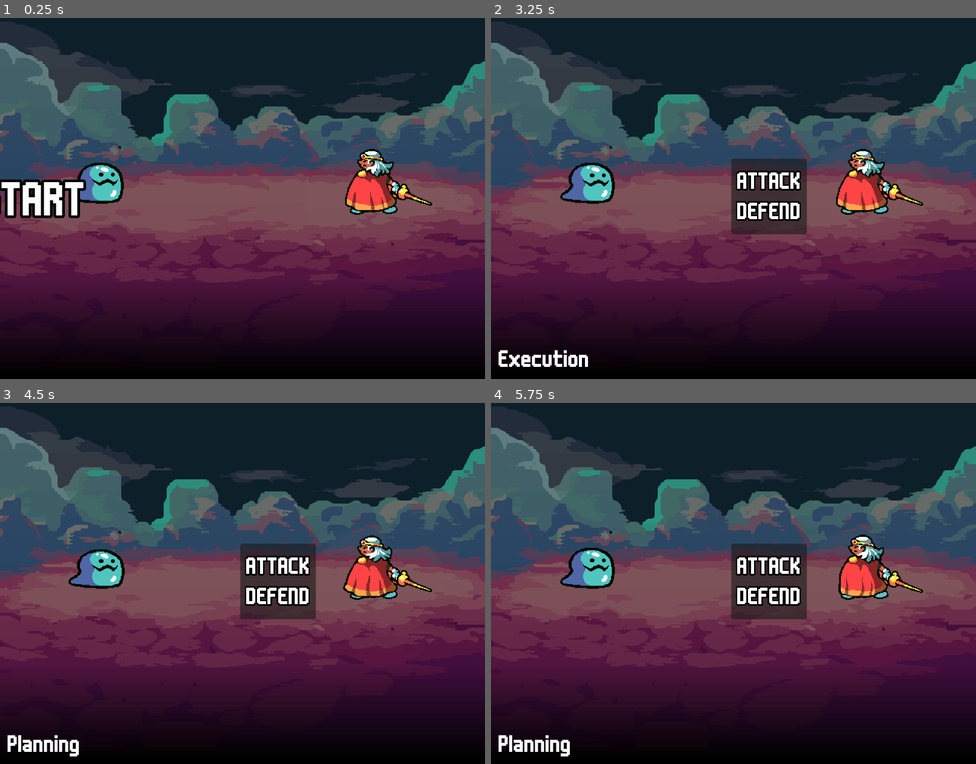
Above: before the commit, frames 1-4 (two rows, left to right).
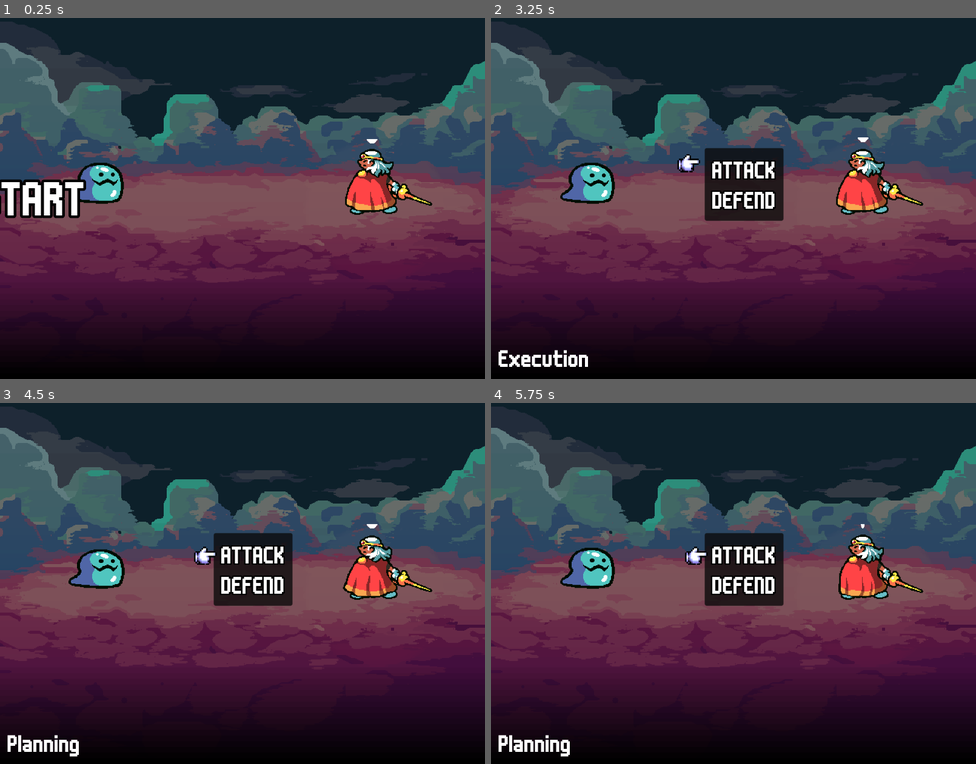
Above: after the commit, the same moments.

Repository: DevonOrxi/the-return
Game: Godot game, scene res://Source/Scene/Encounter.tscn
Two runs of this game, one before a commit and one after it. Both use one fixed random seed, a clock stepped at 60 frames per second and the inputs below.
Inputs:
- Up to frame 1 (0.25 s): no input
- Up to frame 2 (3.25 s): tap Enter (ui_accept) at 0.5, 0.77, 1.52, 3.02 s; hold Right (ui_right) 0.53-1.28 s; hold Down (ui_down) 1.28-2.03 s; hold Right (ui_right) 2.03-2.78 s; hold Up (ui_up) from 2.78 s (still down)
- Up to frame 3 (4.5 s): release Up (ui_up) at 3.53 s; hold Left (ui_left) from 3.53 s (still down); tap Enter (ui_accept) at 3.77 s
- Up to frame 4 (5.75 s): tap Enter (ui_accept) at 4.52 s; release Left (ui_left) at 5.03 s; hold Down (ui_down) from 5.03 s (still down)

The runs differ from the first frame. In frame 1, less than 0.1% of the frame differs, in the area x 75-78%, y 33-35%; in frame 2, 4.6%, in the area x 38-78%, y 33-60%; in frame 3, 4.6%; in frame 4, 4.6%.

Commit message:
Phase order

Diff:
--- a/Source/Scene/Encounter.tscn
+++ b/Source/Scene/Encounter.tscn
@@ -8,7 +8,9 @@
 [ext_resource type="Texture2D" uid="uid://crlc8m1hu2m6a" path="res://Assets/Battlers/Player/paladin/sprite-sheet-249x100.png" id="6_8g0j1"]
 [ext_resource type="Texture2D" uid="uid://dq2obprlv7hfh" path="res://Assets/Battlers/Enemy/Slime/sprite-sheet-141x107.png" id="7_hh4o3"]
 [ext_resource type="Script" path="res://Source/Script/Battle/UIManager.gd" id="8_d3th6"]
+[ext_resource type="Texture2D" uid="uid://cnhpbdoql5sgw" path="res://Assets/UI/Cursors/arrow-down.png" id="9_6vlpy"]
 [ext_resource type="FontFile" uid="uid://dq40ewmey2fpc" path="res://Assets/Fonts/m6x11plus.ttf" id="9_p5plo"]
+[ext_resource type="Texture2D" uid="uid://cgunupblcnbr2" path="res://Assets/UI/Cursors/cursor_hand.png" id="10_15xvk"]
 
 [sub_resource type="AtlasTexture" id="AtlasTexture_2onxx"]
 atlas = ExtResource("6_8g0j1")
@@ -130,6 +132,108 @@
 font_size = 36
 outline_size = 8
 outline_color = Color(0, 0, 0, 1)
+
+[sub_resource type="Animation" id="Animation_llbrw"]
+resource_name = "RESET"
+tracks/0/type = "value"
+tracks/0/imported = false
+tracks/0/enabled = true
+tracks/0/path = NodePath(".:position")
+tracks/0/interp = 1
+tracks/0/loop_wrap = true
+tracks/0/keys = {
+"times": PackedFloat32Array(0),
+"transitions": PackedFloat32Array(1),
+"update": 0,
+"values": [Vector2(2.08165e-12, 2.08165e-12)]
+}
+tracks/1/type = "value"
+tracks/1/imported = false
+tracks/1/enabled = true
+tracks/1/path = NodePath(".:scale")
+tracks/1/interp = 1
+tracks/1/loop_wrap = true
+tracks/1/keys = {
+"times": PackedFloat32Array(0),
+"transitions": PackedFloat32Array(1),
+"update": 0,
+"values": [Vector2(1, 1)]
+}
+
+[sub_resource type="Animation" id="Animation_s3tvx"]
+resource_name = "spin"
+length = 1.6
+loop_mode = 1
+step = 0.01
+tracks/0/type = "value"
+tracks/0/imported = false
+tracks/0/enabled = true
+tracks/0/path = NodePath(".:position")
+tracks/0/interp = 1
+tracks/0/loop_wrap = true
+tracks/0/keys = {
+"times": PackedFloat32Array(0, 0.12, 0.25, 0.38, 0.5),
+"transitions": PackedFloat32Array(1, 4.59479, 1, 1, 1),
+"update": 0,
+"values": [Vector2(2.08165e-12, 2.08165e-12), Vector2(2.08165e-12, -4), Vector2(2.08165e-12, 2.08165e-12), Vector2(2.08165e-12, 4), Vector2(2.08165e-12, 2.08165e-12)]
+}
+tracks/1/type = "value"
+tracks/1/imported = false
+tracks/1/enabled = true
+tracks/1/path = NodePath(".:scale")
+tracks/1/interp = 1
+tracks/1/loop_wrap = true
+tracks/1/keys = {
+"times": PackedFloat32Array(0.8, 1.04, 1.3),
+"transitions": PackedFloat32Array(1, 1, 1),
+"update": 0,
+"values": [Vector2(1, 1), Vector2(2.08165e-12, 1), Vector2(1, 1)]
+}
+
+[sub_resource type="AnimationLibrary" id="AnimationLibrary_s2gds"]
+_data = {
+"RESET": SubResource("Animation_llbrw"),
+"spin": SubResource("Animation_s3tvx")
+}
+
+[sub_resource type="Animation" id="Animation_qf5sy"]
+resource_name = "RESET"
+length = 0.1
+tracks/0/type = "value"
+tracks/0/imported = false
+tracks/0/enabled = true
+tracks/0/path = NodePath("PointerImage:position")
+tracks/0/interp = 1
+tracks/0/loop_wrap = true
+tracks/0/keys = {
+"times": PackedFloat32Array(0),
+"transitions": PackedFloat32Array(1),
+"update": 0,
+"values": [Vector2(-30, -10)]
+}
+
+[sub_resource type="Animation" id="Animation_7o4mf"]
+resource_name = "point"
+loop_mode = 1
+step = 0.05
+tracks/0/type = "value"
+tracks/0/imported = false
+tracks/0/enabled = true
+tracks/0/path = NodePath("PointerImage:position")
+tracks/0/interp = 1
+tracks/0/loop_wrap = true
+tracks/0/keys = {
+"times": PackedFloat32Array(0, 0.25, 0.5, 0.75, 2),
+"transitions": PackedFloat32Array(1, 3, 1, 1, 1),
+"update": 0,
+"values": [Vector2(-30, -10), Vector2(-34, -10), Vector2(-30, -10), Vector2(-26, -10), Vector2(-30, -10)]
+}
+
+[sub_resource type="AnimationLibrary" id="AnimationLibrary_l0ust"]
+_data = {
+"RESET": SubResource("Animation_qf5sy"),
+"point": SubResource("Animation_7o4mf")
+}
 
 [sub_resource type="CanvasItemMaterial" id="CanvasItemMaterial_cp0nv"]
 blend_mode = 3
@@ -205,13 +309,13 @@
 script = ExtResource("5_maqqs")
 
 [node name="Battlers" type="Node2D" parent="BattleDirector"]
+y_sort_enabled = true
 
 [node name="Players" type="Node2D" parent="BattleDirector/Battlers"]
 
 [node name="Battler" type="Node2D" parent="BattleDirector/Battlers/Players"]
 position = Vector2(491, 256)
 script = ExtResource("5_npck5")
-metadata/_edit_group_ = true
 
 [node name="AnimatedSprite2D" type="AnimatedSprite2D" parent="BattleDirector/Battlers/Players/Battler"]
 texture_filter = 1
@@ -226,6 +330,12 @@
 "": SubResource("AnimationLibrary_kmrlb")
 }
 autoplay = "idle"
+
+[node name="ActorIndicatorPosition" type="Node2D" parent="BattleDirector/Battlers/Players/Battler"]
+position = Vector2(0, -87)
+
+[node name="TargetIndictatorPosition" type="Node2D" parent="BattleDirector/Battlers/Players/Battler"]
+position = Vector2(-54, -47)
 
 [node name="Enemies" type="Node2D" parent="BattleDirector/Battlers"]
 
@@ -263,52 +373,114 @@
 anchor_bottom = 1.0
 grow_horizontal = 2
 grow_vertical = 2
-
-[node name="BaseAction" type="Panel" parent="CanvasLayer/UIManager/ActionPanels"]
+metadata/_edit_lock_ = true
+
+[node name="BaseAction" type="PanelContainer" parent="CanvasLayer/UIManager/ActionPanels"]
 visible = false
+layout_mode = 0
+offset_left = 282.0
+offset_top = 175.0
+offset_right = 386.0
+offset_bottom = 271.0
+metadata/_edit_group_ = true
+
+[node name="Panel" type="Panel" parent="CanvasLayer/UIManager/ActionPanels/BaseAction"]
+modulate = Color(0, 0, 0, 0.792157)
 clip_contents = true
-layout_mode = 1
-anchors_preset = 8
-anchor_left = 0.5
-anchor_top = 0.5
-anchor_right = 0.5
-anchor_bottom = 0.5
-offset_left = -3.0
-offset_top = -51.0
-offset_right = 97.0
-offset_bottom = 49.0
-grow_horizontal = 2
-grow_vertical = 2
-metadata/_edit_group_ = true
+layout_mode = 2
 
 [node name="MarginContainer" type="MarginContainer" parent="CanvasLayer/UIManager/ActionPanels/BaseAction"]
+layout_mode = 2
+theme_override_constants/margin_left = 10
+theme_override_constants/margin_top = 10
+theme_override_constants/margin_right = 10
+theme_override_constants/margin_bottom = 10
+
+[node name="Commands" type="VBoxContainer" parent="CanvasLayer/UIManager/ActionPanels/BaseAction/MarginContainer"]
+layout_mode = 2
+size_flags_horizontal = 0
+size_flags_vertical = 0
+
+[node name="Attack" type="Label" parent="CanvasLayer/UIManager/ActionPanels/BaseAction/MarginContainer/Commands"]
+layout_mode = 2
+size_flags_horizontal = 0
+text = "ATTACK"
+label_settings = SubResource("LabelSettings_bv3gw")
+
+[node name="Defend" type="Label" parent="CanvasLayer/UIManager/ActionPanels/BaseAction/MarginContainer/Commands"]
+layout_mode = 2
+text = "DEFEND
+"
+label_settings = SubResource("LabelSettings_bv3gw")
+
+[node name="Cursors" type="Control" parent="CanvasLayer/UIManager"]
 layout_mode = 1
 anchors_preset = 15
 anchor_right = 1.0
 anchor_bottom = 1.0
-offset_left = -2.0
-offset_right = 2.0
 grow_horizontal = 2
 grow_vertical = 2
-theme_override_constants/margin_left = 10
-theme_override_constants/margin_top = 10
-theme_override_constants/margin_right = 10
-theme_override_constants/margin_bottom = 10
-
-[node name="Container" type="VBoxContainer" parent="CanvasLayer/UIManager/ActionPanels/BaseAction/MarginContainer"]
-layout_mode = 2
-
-[node name="Attack" type="Label" parent="CanvasLayer/UIManager/ActionPanels/BaseAction/MarginContainer/Container"]
-layout_mode = 2
-size_flags_horizontal = 0
-text = "ATTACK"
-label_settings = SubResource("LabelSettings_bv3gw")
-
-[node name="Defend" type="Label" parent="CanvasLayer/UIManager/ActionPanels/BaseAction/MarginContainer/Container"]
-layout_mode = 2
-text = "DEFEND
-"
-label_settings = SubResource("LabelSettings_bv3gw")
+
+[node name="ActorPointers" type="Control" parent="CanvasLayer/UIManager/Cursors"]
+anchors_preset = 0
+offset_right = 40.0
+offset_bottom = 40.0
+
+[node name="ActorPointer" type="Control" parent="CanvasLayer/UIManager/Cursors/ActorPointers"]
+anchors_preset = 0
+offset_left = 471.0
+offset_top = 146.0
+offset_right = 511.0
+offset_bottom = 186.0
+metadata/_edit_group_ = true
+
+[node name="AnimationPlayer" type="AnimationPlayer" parent="CanvasLayer/UIManager/Cursors/ActorPointers/ActorPointer"]
+root_node = NodePath("../PointerImage")
+libraries = {
+"": SubResource("AnimationLibrary_s2gds")
+}
+autoplay = "spin"
+
+[node name="PointerImage" type="TextureRect" parent="CanvasLayer/UIManager/Cursors/ActorPointers/ActorPointer"]
+layout_mode = 0
+offset_right = 40.0
+offset_bottom = 40.0
+pivot_offset = Vector2(20, 20)
+texture = ExtResource("9_6vlpy")
+stretch_mode = 3
+
+[node name="TargetPointers" type="Control" parent="CanvasLayer/UIManager/Cursors"]
+anchors_preset = 0
+offset_right = 40.0
+offset_bottom = 40.0
+
+[node name="TargetPointer" type="Control" parent="CanvasLayer/UIManager/Cursors/TargetPointers"]
+visible = false
+anchors_preset = 0
+offset_left = 437.0
+offset_top = 209.0
+offset_right = 437.0
+offset_bottom = 209.0
+
+[node name="PointerImage" type="TextureRect" parent="CanvasLayer/UIManager/Cursors/TargetPointers/TargetPointer"]
+layout_mode = 1
+anchors_preset = 6
+anchor_left = 1.0
+anchor_top = 0.5
+anchor_right = 1.0
+anchor_bottom = 0.5
+offset_left = -30.0
+offset_top = -10.0
+offset_bottom = 14.0
+grow_horizontal = 0
+grow_vertical = 2
+texture = ExtResource("10_15xvk")
+stretch_mode = 2
+
+[node name="AnimationPlayer" type="AnimationPlayer" parent="CanvasLayer/UIManager/Cursors/TargetPointers/TargetPointer"]
+libraries = {
+"": SubResource("AnimationLibrary_l0ust")
+}
 
 [node name="Gradient" type="TextureRect" parent="CanvasLayer/UIManager"]
 material = SubResource("CanvasItemMaterial_cp0nv")
@@ -319,6 +491,7 @@
 grow_horizontal = 2
 grow_vertical = 2
 texture = SubResource("GradientTexture2D_203kq")
+metadata/_edit_lock_ = true
 
 [node name="DebugLabel" type="Label" parent="CanvasLayer/UIManager/Gradient"]
 clip_contents = true
--- a/Source/Script/Battle/Action/Instruction/InstructionType.gd
+++ b/Source/Script/Battle/Action/Instruction/InstructionType.gd
@@ -3,5 +3,9 @@
 enum UI {
 	DISABLE_ALL_ACTION_PANELS,
 	ENABLE_PANEL,
-	CLEAR_FOCUSED_PANEL
+	CLEAR_FOCUSED_PANEL,
+	SHOW_AND_POSITION_SELECTION_CURSOR,
+	CLEAR_ALL_SELECTION_CURSORS,
+	SHOW_AND_POSITION_ACTOR_POINTER,
+	CLEAR_ALL_ACTOR_POINTERS,
 }
--- a/Source/Script/Battle/UIManager.gd
+++ b/Source/Script/Battle/UIManager.gd
@@ -7,6 +7,9 @@
 @onready var _debug_label = $Gradient/DebugLabel
 @onready var _ui_animation_player = $UIAnimationPlayer
 @onready var _action_panels = $ActionPanels
+@onready var _target_pointers = $Cursors/TargetPointers
+
+@onready var _placeholder_command_list = $ActionPanels/BaseAction/MarginContainer/Commands
 
 signal start_animation_finished
 
@@ -38,7 +41,8 @@
 
 	match instruction:
 		UIInstructionType.DISABLE_ALL_ACTION_PANELS:
-			_disable_all_action_panels()
+			_hide_all_action_panels()
+			_clear_focused_panel()
 		UIInstructionType.ENABLE_PANEL:
 			_enable_action_panel(payload)
 		UIInstructionType.CLEAR_FOCUSED_PANEL:
@@ -46,7 +50,7 @@
 		_:
 			pass
 
-func _disable_all_action_panels():
+func _hide_all_action_panels():
 	_action_panels\
 		.get_children()\
 		.filter(func is_control(node): return node is Control)\
@@ -71,5 +75,13 @@
 	if payload["is_focus"]:
 		_focused_panel = panel
 
+	# TODO: Refactor, make geneneric
+	var cursor = _target_pointers.get_child(0) as Control
+	var element = _placeholder_command_list.get_child(0) as Control
+	if cursor and element:
+		cursor.visible = true
+		var position = element.get_screen_position() + Vector2(-6, element.size.y / 2)
+		cursor.set_global_position(position)
+
 func _clear_focused_panel():
 	_focused_panel = null
Binary file added: Assets/UI/Cursors/arrow-down.png
Not shown, added: Assets/UI/Cursors/arrow-down.png.import
Binary file added: Assets/UI/Cursors/cursor_diamond.png
Not shown, added: Assets/UI/Cursors/cursor_diamond.png.import
Binary file added: Assets/UI/Cursors/cursor_hand.png
Not shown, added: Assets/UI/Cursors/cursor_hand.png.import
Not shown: 1 places in Source/Scene/Encounter.tscn that only renumber resources
